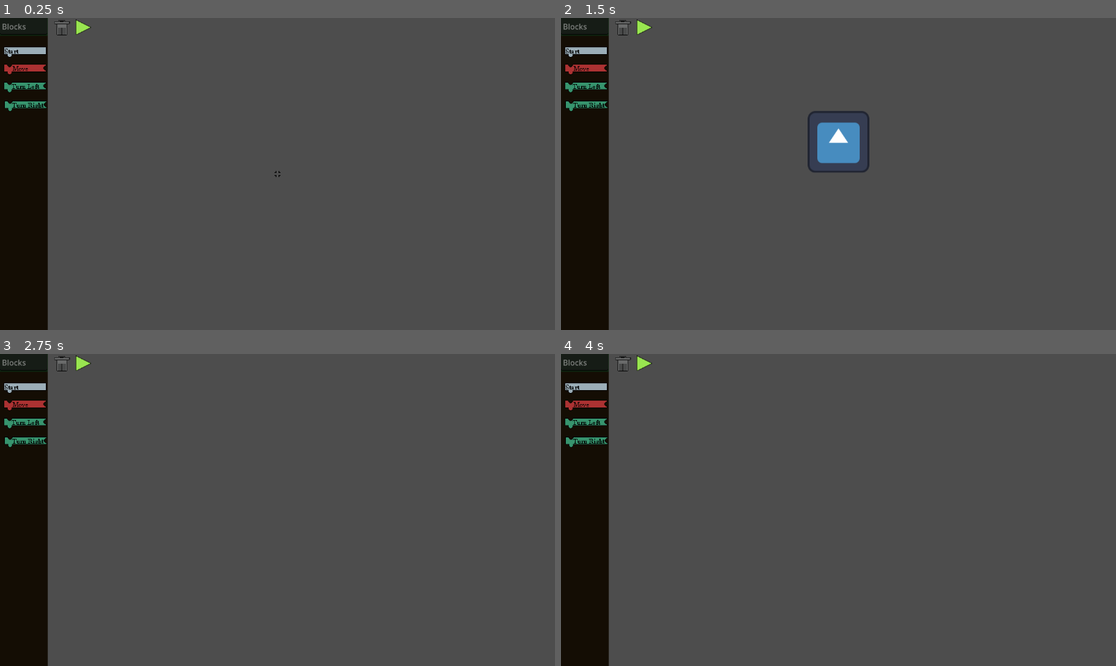
Above: before the commit, frames 1-4 (two rows, left to right).
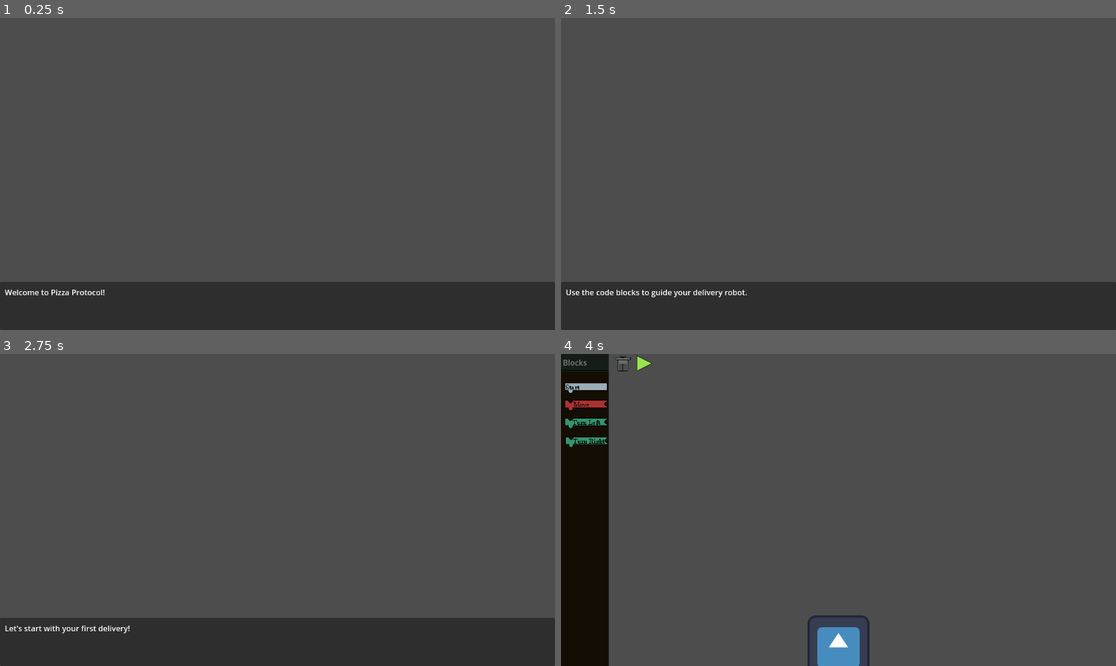
Above: after the commit, the same moments.

Repository: MoonBasedKas/pizzaProtocol
Game: Godot game, scene res://dialogue/level_intros/level1_intro.tscn
Two runs of this game, one before a commit and one after it. Both use one fixed random seed, a clock stepped at 60 frames per second and the inputs below. Before the commit the project starts from res://scenes/level1.tscn. The engine's default icon, where the game draws it, is replaced by a stand-in: a white triangle on a blue panel in a dark square.
Inputs (mouse positions are in pixels of both pictures, inside the frame that each line leads up to):
- Up to frame 1 (0.25 s): no input
- Up to frame 2 (1.5 s): tap Enter at 0.5 s; move the mouse to (960, 158) at 0.52 s; press the mouse at (960, 158) at 0.53 s; tap Space (pause) at 1.25 s; move the mouse to (727, 189) at 1.27 s; release the mouse at (727, 189) at 1.28 s; tap Down (scroll_Down) at 1.35 s; click (727, 189) at 1.42 s
- Up to frame 3 (2.75 s): tap Enter at 2 s; move the mouse to (333, 441) at 2.02 s; hold Left (scroll_Left) from 2.03 s (still down); click (333, 441) at 2.17 s
- Up to frame 4 (4 s): move the mouse to (810, 572) at 2.77 s; release Left (scroll_Left) at 2.78 s; tap Right (scroll_Right) at 2.85 s; click (810, 572) at 2.92 s; tap Space (pause) at 3.5 s; move the mouse to (1005, 556) at 3.52 s; hold Up (scroll_Up) from 3.53 s (still down); click (1005, 556) at 3.67 s

The runs differ from the first frame. In frame 1, 23% of the frame differs, in the area x 0-100%, y 0-100%; in frame 2, 24%; in frame 3, 23%; in frame 4, 1.2%.
Error in both runs: Invalid call. Nonexistent function 'getBelow' in base 'Nil'. (res://scenes/code_menu.gd:75)

Commit message:
fixed some dialogue issues

Diff:
--- a/pizzaprotocol/Interpreter.gd
+++ b/pizzaprotocol/Interpreter.gd
@@ -17,7 +17,7 @@
 	print(startPoint)
 	var instructions = startPoint
 	var vars = {}
-	var temp = null
+	# var temp = null
 	for ins in instructions:
 		await get_tree().create_timer(speed).timeout
 		ins.exec(self, vars)
@@ -28,7 +28,7 @@
 
 
 ## Begins execution of a specfic function.
-func execFunction(function):
+func execFunction(_function):
 	var instructions = startPoint.fetchInstructions()
 	var vars = {}
 	var ret = null
--- a/pizzaprotocol/dialogue/dialogue_control.tscn
+++ b/pizzaprotocol/dialogue/dialogue_control.tscn
@@ -1,6 +1,6 @@
 [gd_scene load_steps=2 format=3]
 
-[ext_resource type="Script" path="res://scenes/dialogue_control.gd" id="1_dialogue"]
+[ext_resource type="Script" path="res://dialogue/dialogue_control.gd" id="1_dialogue"]
 
 [node name="DialogueControl" type="Control"]
 layout_mode = 3
--- a/pizzaprotocol/dialogue/level_intros/level1_intro.tscn
+++ b/pizzaprotocol/dialogue/level_intros/level1_intro.tscn
@@ -1,7 +1,7 @@
 [gd_scene load_steps=3 format=3]
 
-[ext_resource type="Script" path="res://scenes/level1_intro.gd" id="1_intro"]
-[ext_resource type="PackedScene" path="res://scenes/dialogue_control.tscn" id="2_dialogue"]
+[ext_resource type="Script" path="res://dialogue/level_intros/level1_intro.gd" id="1_intro"]
+[ext_resource type="PackedScene" path="res://dialogue/dialogue_control.tscn" id="2_dialogue"]
 
 [node name="Level1Intro" type="Node"]
 script = ExtResource("1_intro")
--- a/pizzaprotocol/project.godot
+++ b/pizzaprotocol/project.godot
@@ -9,10 +9,10 @@
 config_version=5
 
 [application]
+config/name="PizzaProtocol"
+run/main_scene="res://dialogue/level_intros/level1_intro.tscn"  # Updated path
 
-config/name="PizzaProtocol"
-run/main_scene="uid://24bwf87la4hx"
-config/features=PackedStringArray("4.4", "GL Compatibility")
+config/features=PackedStringArray("4.5", "GL Compatibility")
 config/icon="res://icon.svg"
 
 [autoload]
Not shown, added: pizzaprotocol/dialogue/dialogue_control.gd.uid
Not shown, added: pizzaprotocol/dialogue/level_intros/level1_intro.gd.uid
